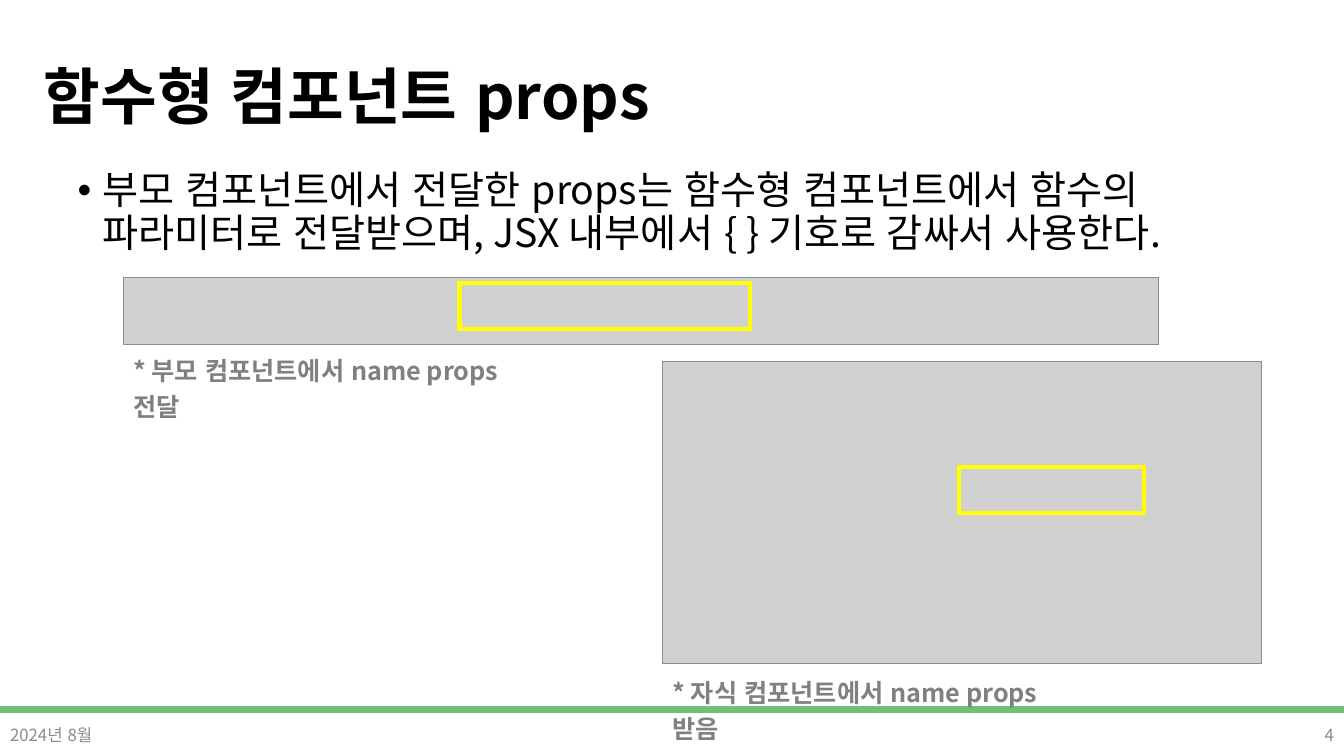
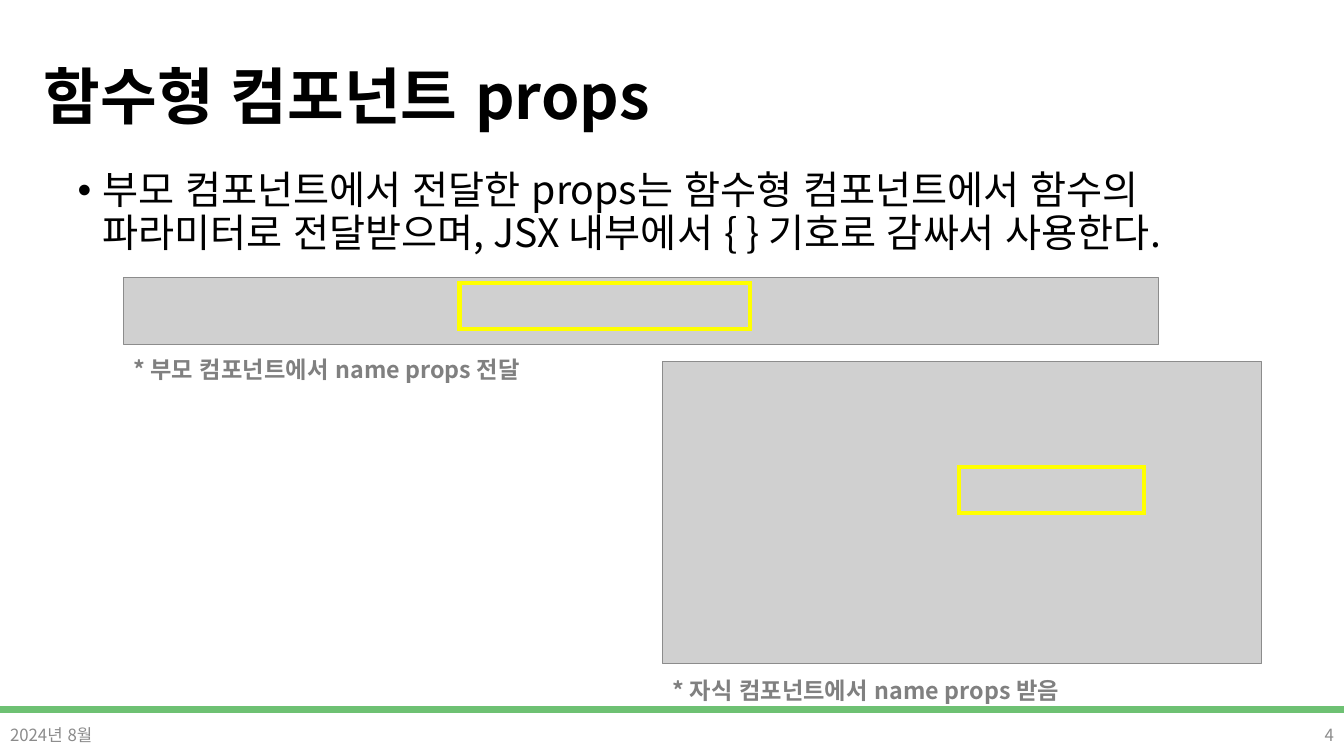
Before and after one commit to DevDamon0527/SeSAC_Yeongdeungpo_Campus_6th, a slide deck: slide 4 of material/[SeSAC_YDP_6] 24_React_Props_State.pptx. Drawn at 1344x756 pixels with LibreOffice and Linux fonts; fonts in the diff are those of the drawing; grey boxes stand for pictures; background and template pictures are left out. Boxes give left, top, right and bottom in pixels: in the first picture for what was removed or moved away, otherwise in the second. Text is boxed around its words. In the diff, an @@ line names an element or a change of style, - is before the commit and + after.

```diff
--- a/material/[SeSAC_YDP_6] 24_React_Props_State.pptx
+++ b/material/[SeSAC_YDP_6] 24_React_Props_State.pptx
@@ text "* 부모 컴포넌트에서 name props ..." at (150,358,520,383): size 18 to 16.6 pt @@
@@ text "* 자식 컴포넌트에서 name props ..." at (690,679,1059,704): size 18 to 16.6 pt @@
```
Also in this commit, not shown: 5 other slides changed, 4 other files.
